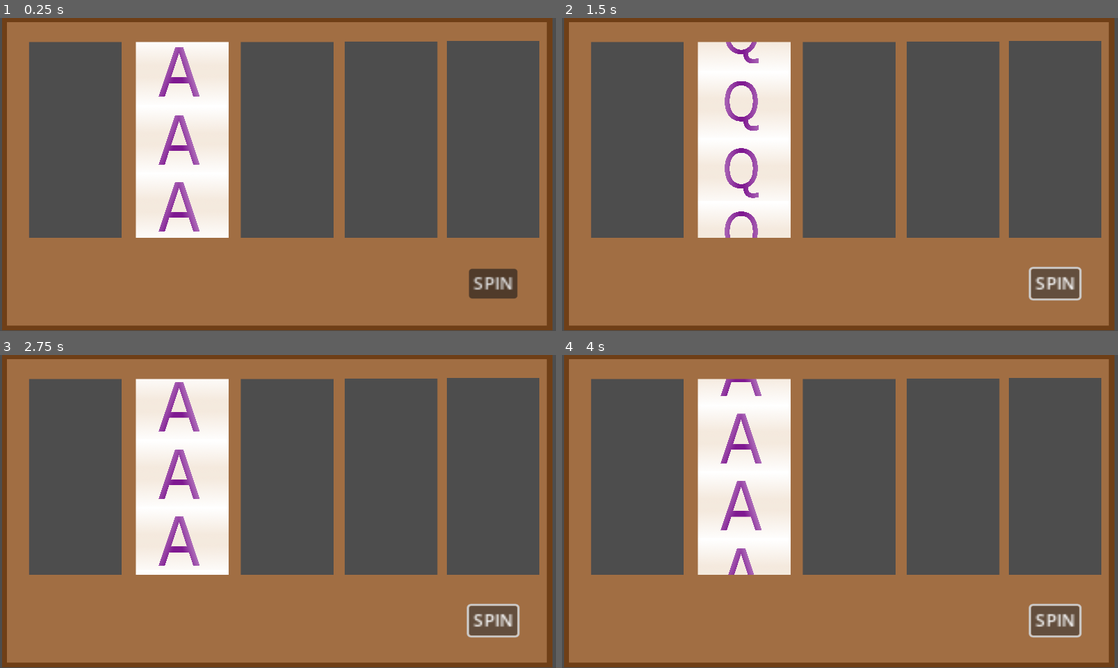
Above: before the commit, frames 1-4 (two rows, left to right).
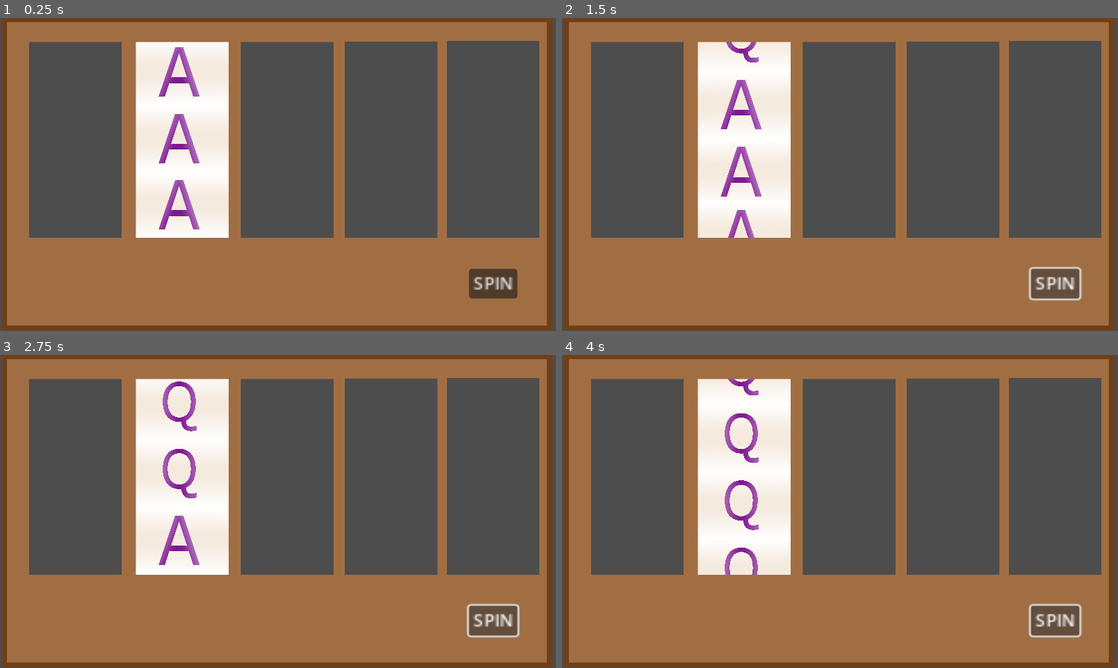
Above: after the commit, the same moments.

Repository: T33py/MonteCarlo
Game: Godot game, scene res://SlotMachineThings/SlotMachine.tscn
The game is run twice, just before and just after one commit, with the same random seed, the same clock (stepped at 60 frames per second) and the same inputs.
Inputs:
- Up to frame 1 (0.25 s): no input
- Up to frame 2 (1.5 s): click "SPIN" at 0.5 s; click "SPIN" at 1.25 s
- Up to frame 3 (2.75 s): click "SPIN" at 2 s
- Up to frame 4 (4 s): no input

The runs differ from the first frame. In frame 1, 0.2% of the frame differs, in the area x 28-36%, y 30-69%; in frame 2, 1.5%; in frame 3, 1.2%; in frame 4, 1.7%, in the area x 28-36%, y 7-71%.

Commit message:
Minor improvements to not spinning and what is shown when spinning

Diff:
--- a/BeatingTheHouse/SlotMachineThings/SlotMachine.tscn
+++ b/BeatingTheHouse/SlotMachineThings/SlotMachine.tscn
@@ -34,7 +34,7 @@
 script = ExtResource("1_pngbk")
 
 [node name="Tile0" type="AnimatedSprite2D" parent="Wheel1"]
-position = Vector2(154, -28)
+position = Vector2(154, -30)
 scale = Vector2(0.123344, 0.133776)
 sprite_frames = SubResource("SpriteFrames_aat5b")
 script = ExtResource("3_8h6d0")
@@ -46,19 +46,19 @@
 script = ExtResource("3_8h6d0")
 
 [node name="Tile2" type="AnimatedSprite2D" parent="Wheel1"]
-position = Vector2(154, 253)
+position = Vector2(154, 250)
 scale = Vector2(0.123344, 0.133776)
 sprite_frames = SubResource("SpriteFrames_aat5b")
 script = ExtResource("3_8h6d0")
 
 [node name="Tile3" type="AnimatedSprite2D" parent="Wheel1"]
-position = Vector2(154, 394)
+position = Vector2(154, 390)
 scale = Vector2(0.123344, 0.133776)
 sprite_frames = SubResource("SpriteFrames_aat5b")
 script = ExtResource("3_8h6d0")
 
 [node name="Tile4" type="AnimatedSprite2D" parent="Wheel1"]
-position = Vector2(154, 535)
+position = Vector2(154, 530)
 scale = Vector2(0.123344, 0.133776)
 sprite_frames = SubResource("SpriteFrames_aat5b")
 script = ExtResource("3_8h6d0")
--- a/BeatingTheHouse/SlotMachineThings/Tile.gd
+++ b/BeatingTheHouse/SlotMachineThings/Tile.gd
@@ -5,7 +5,8 @@
 var am_supposed_to_be = 0
 var currently_am = 0
 
-# variables for rotating to the next position on the wheel
+# variables for rotating on the wheel
+var my_home = 0
 var positions = []
 var moving = false
 var stop = false
@@ -13,25 +14,27 @@
 var next_position = 0
 var speed = 500
 
+var symbols = ["A", "Q"]
+var frames = {
+	"A": 0,
+	"Q": 1,
+}
 
 # Called when the node enters the scene tree for the first time.
 func _ready():
 	pass # Replace with function body.
 
-var frames = {
-	"A": 0,
-	"Q": 1,
-}
+
 
 # Called every frame. 'delta' is the elapsed time since the previous frame.
 func _process(delta):
-	time += delta
-	if time >= 1:
-		time = 0
-		if frame == 0:
-			am_supposed_to_be = 1
-		else:
-			am_supposed_to_be = 0
+#	time += delta
+#	if time >= 1:
+#		time = 0
+#		if frame == 0:
+#			am_supposed_to_be = 1
+#		else:
+#			am_supposed_to_be = 0
 	if currently_am != am_supposed_to_be:
 		frame = am_supposed_to_be
 		currently_am = am_supposed_to_be
@@ -56,6 +59,7 @@
 		position = positions[next_position]
 		current_position = 0
 		moving = false
+		choose_random_symbol()
 		pass
 
 	# if we are anywhere else
@@ -64,9 +68,13 @@
 	pass
 
 func move_towards_next_position(delta):
+	'''
+	Manages moving this tile to the next position for the rotation.
+	When "stop" is set to true this will stop the tile once it reaches its home position.
+	'''
 	if position.distance_to(positions[next_position]) > delta * speed:
 		position = position.move_toward(positions[next_position], delta * speed)
-	elif !stop:
+	elif !stop or (stop and next_position != my_home):
 		current_position = next_position
 		goto_next_position()
 		position = position.move_toward(positions[next_position], delta * speed)
@@ -75,5 +83,12 @@
 		current_position = next_position
 		moving = false
 
+	pass
 
+func stop_spinning():
+	stop = true
 	pass
+
+func choose_random_symbol():
+	am_supposed_to_be = frames[symbols.pick_random()]
+	pass
--- a/BeatingTheHouse/SlotMachineThings/Wheel.gd
+++ b/BeatingTheHouse/SlotMachineThings/Wheel.gd
@@ -4,7 +4,7 @@
 var positions = []
 
 var spin_time = 0
-var max_spin_time = 3
+var max_spin_time = 2
 var spinning = false
 
 # Called when the node enters the scene tree for the first time.
@@ -21,6 +21,7 @@
 		positions.append(tile.position)
 		t.positions = positions
 		t.current_position = i
+		t.my_home = i
 		i += 1
 
 
@@ -29,11 +30,10 @@
 
 # Called every frame. 'delta' is the elapsed time since the previous frame.
 func _process(delta):
-	var mess_with = tiles[0] as AnimatedSprite2D
-	mess_with.am_supposed_to_be = mess_with.frames["A"]
+#	var mess_with = tiles[0] as AnimatedSprite2D
+#	mess_with.am_supposed_to_be = mess_with.frames["A"]
 
 	if spinning:
-		print(delta)
 		spin_time += delta
 		if spin_time > max_spin_time:
 			stop_spin()
@@ -41,6 +41,9 @@
 
 
 func spin():
+	'''
+	Start spinning the wheel.
+	'''
 #	print("Spin")
 	for tile in tiles:
 		tile.goto_next_position()
@@ -50,9 +53,12 @@
 	pass
 
 func stop_spin():
+	'''
+	Force the wheel to stop spinning
+	'''
 #	print("Stop Spin")
 	for tile in tiles:
-		tile.stop = true
+		tile.stop_spinning()
 
 	spinning = false
 	pass
